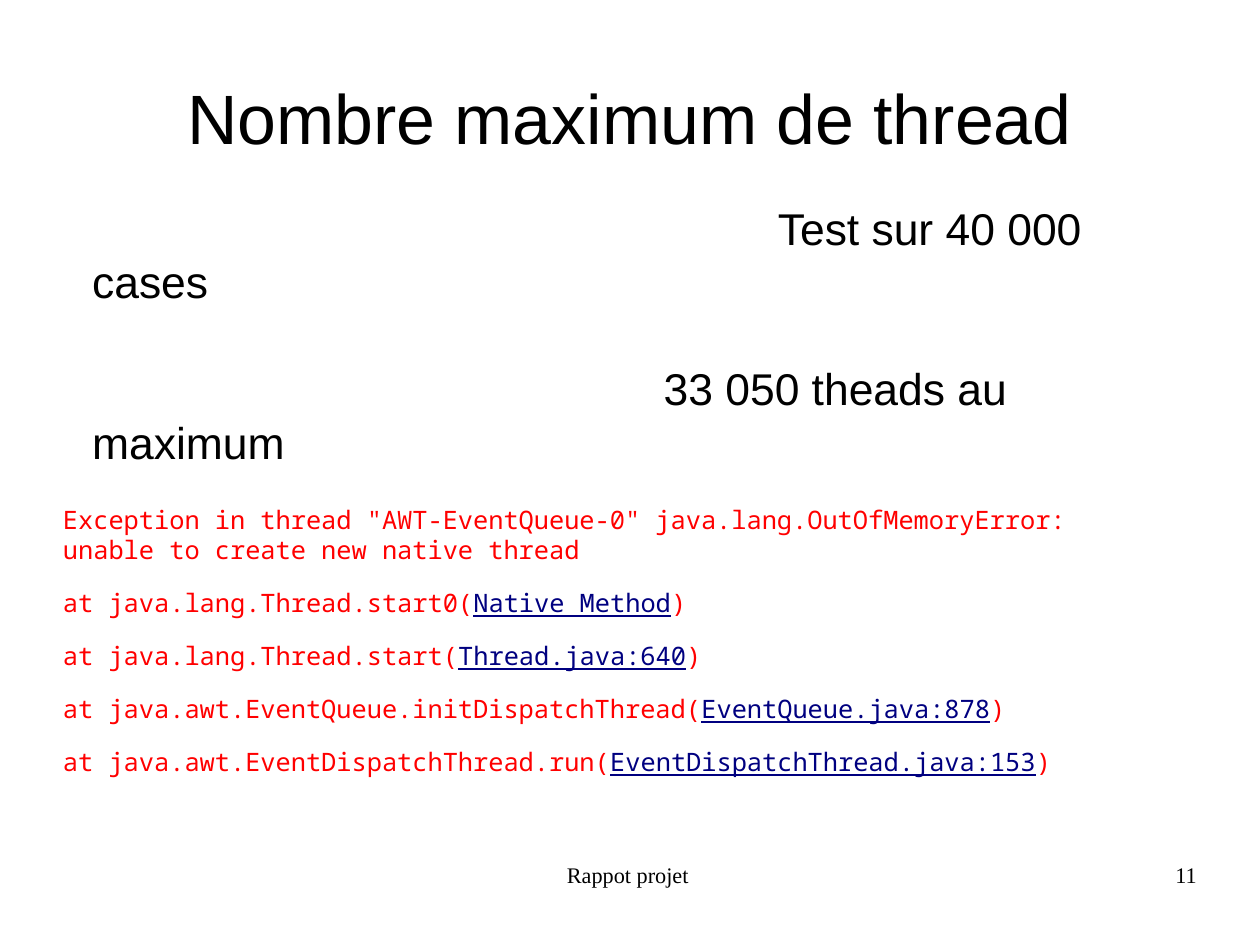
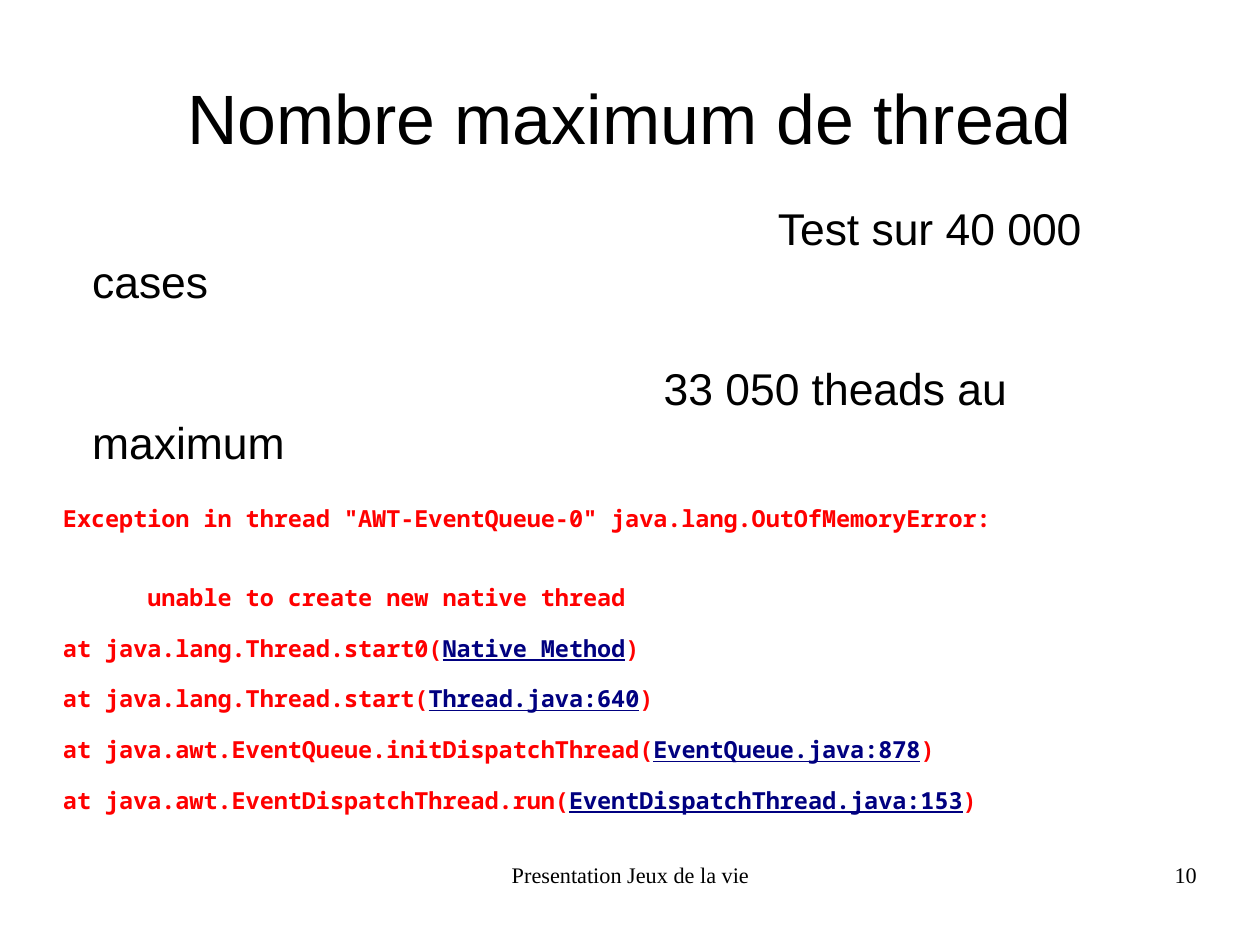
Before and after one commit to FabienInspiron/lifegame, a slide deck: slide 10 of Rapport/Presentation.odp (slide 11 before the commit). Drawn at 1260x945 pixels with LibreOffice and Linux fonts; fonts in the diff are those of the drawing. Boxes give left, top, right and bottom in pixels: in the first picture for what was removed or moved away, otherwise in the second. Text is boxed around its words. In the diff, an @@ line names an element or a change of style, - is before the commit and + after.

```diff
--- a/Rapport/Presentation.odp
+++ b/Rapport/Presentation.odp
@@ text at (63, 508, 991, 607): text changed; size 16 to 14.8 pt; bold on @@
-Exception in thread "AWT-EventQueue-0" java.lang.OutOfMemoryError: unable to create new native thread
+Exception in thread "AWT-EventQueue-0" java.lang.OutOfMemoryError:
+unable to create new native thread
@@ text at (63, 638, 977, 815): size 16 to 14.8 pt, bold on in "at java.lang.Thread.start0(Native Method)", "at java.lang.Thread.start(Thread.java:640)", "at java.awt.EventQueue.initDispatchThread(EventQueue.java:87 ...", "at java.awt.EventDispatchThread.run(EventDispatchThread.java ..." @@
@@ text at (512, 867, 749, 884): text changed @@
-Rappot projet
+Presentation Jeux de la vie
@@ page number at (1175, 868, 1197, 884): text changed @@
-11
+10
```
Also in this commit, not shown: 10 other slides changed, 4 slides added, 1 slide removed, 8 other files.
